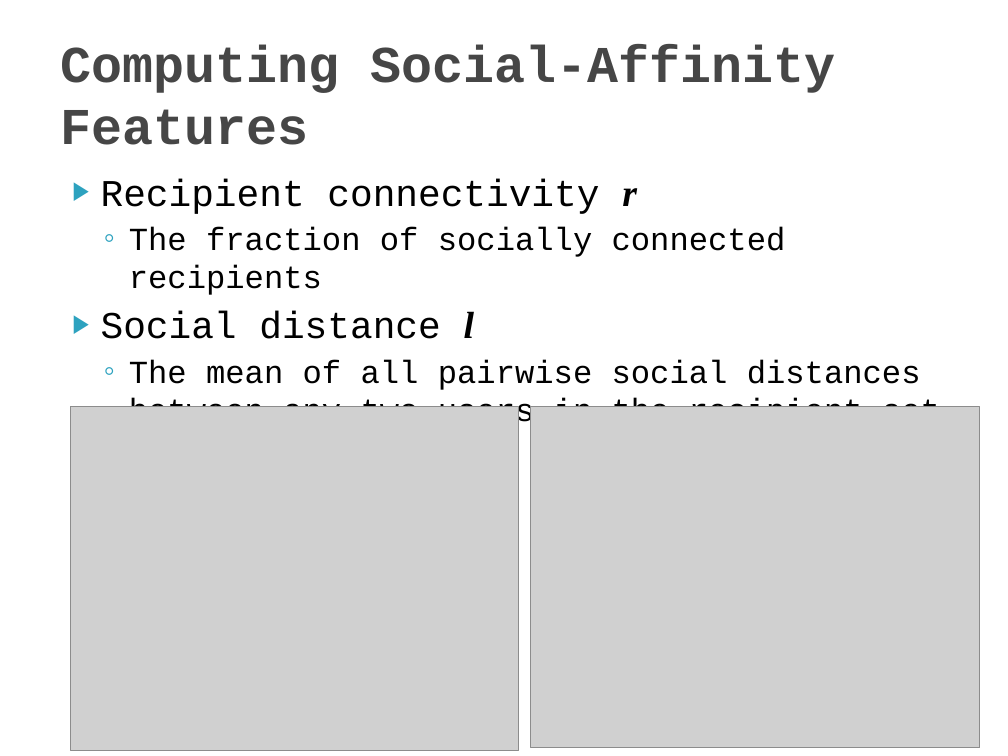
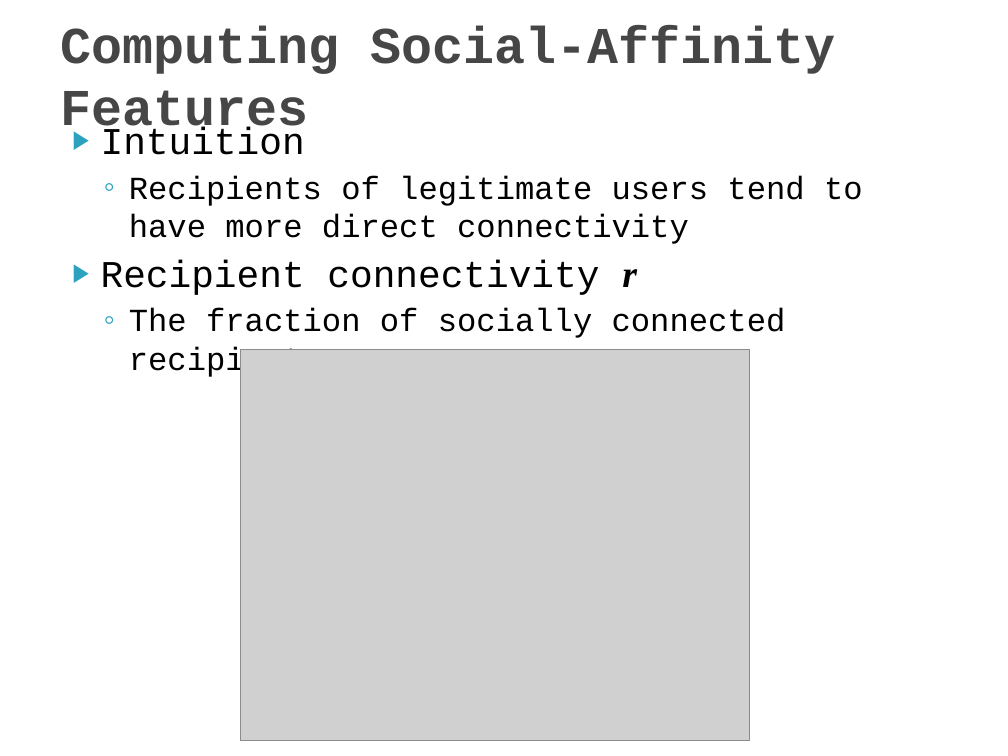
Before and after one commit to quietbamboo/homepage, a slide deck: slide 11 of slides/asiaccs_socialwatch.pptx (slide 10 before the commit). Drawn at 1008x756 pixels with LibreOffice and Linux fonts; fonts in the diff are those of the drawing; grey boxes stand for pictures; background and template pictures are left out. Boxes give left, top, right and bottom in pixels: in the first picture for what was removed or moved away, otherwise in the second. Text is boxed around its words. In the diff, an @@ line names an element or a change of style, - is before the commit and + after.

```diff
--- a/slides/asiaccs_socialwatch.pptx
+++ b/slides/asiaccs_socialwatch.pptx
@@ title "Computing Social-Affinity Features" rewrapped from bbox=[60, 45, 835, 145] to bbox=[60, 25, 835, 139] @@
@@ text "Intuition": place and size @@
-text "Intuition" at bbox=[101, 179, 940, 430]
+text "Intuition" at bbox=[101, 127, 863, 379]
@@ text at bbox=[101, 127, 863, 244]: paragraphs added @@
+▶ Intuition
+  ◦ Recipients of legitimate users tend to have more direct connectivity
@@ text at bbox=[101, 311, 940, 430]: paragraphs removed @@
-▶ Social distance l
-  ◦ The mean of all pairwise social distances between any two users in the recipient set
@@ picture: place and size @@
-picture at bbox=[71, 406, 518, 750]
+picture at bbox=[240, 350, 750, 741]
@@ picture removed at bbox=[531, 406, 981, 748] @@
```
Also in this commit, not shown: 7 other slides changed, 2 slides added.
